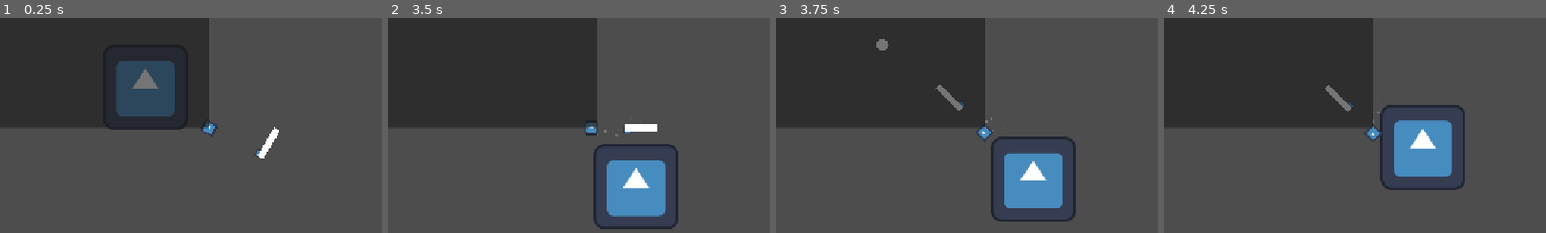
Above: before the commit, frames 1-4 (left to right).
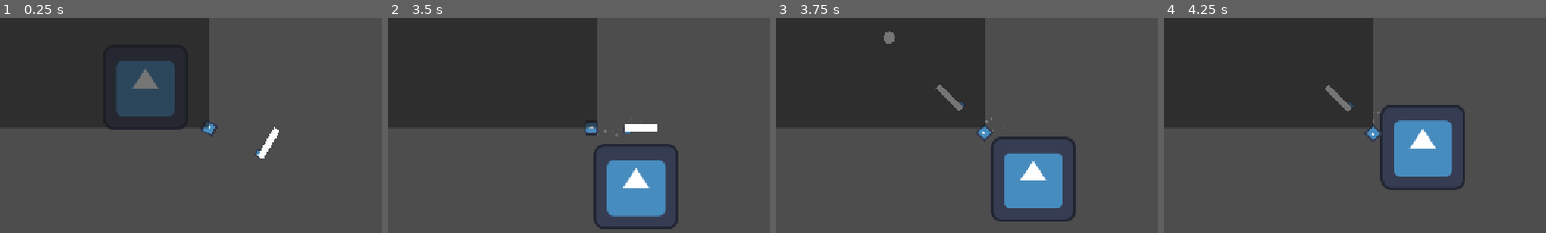
Above: after the commit, the same moments.

Repository: Mrbobbuilder69/GMTK_jam_2026
Game: Godot game, scene res://Scenes/test_scene_2.tscn
Two runs of this game, one before a commit and one after it. Both use one fixed random seed, a clock stepped at 60 frames per second and the inputs below. The engine's default icon, where the game draws it, is replaced by a stand-in: a white triangle on a blue panel in a dark square. Sound files missing from this copy of the repository are replaced by a short silence.
Inputs (mouse positions are % of the whole screen's width and height, from its top left):
- Up to frame 1 (0.25 s): no input
- Up to frame 2 (3.5 s): tap Enter at 0.5 s; move the mouse to (45, 70) at 0.52 s; hold C (melee) 0.53-1.28 s; hold W (Up) 0.53-2.03 s; tap F (f) at 0.6, 1.55, 3.05 s; move the mouse to (80, 65) at 1.27 s; tap C (melee) at 1.35 s; move the mouse to (20, 35) at 2.02 s; hold C (melee) 2.03-2.78 s; hold A (Left) from 2.03 s (still down); tap Space (Dash) at 2.1 s; move the mouse to (55, 50) at 2.77 s; tap Shift (Sprint) at 2.85 s
- Up to frame 3 (3.75 s): move the mouse to (35, 25) at 3.52 s; release A (Left) at 3.53 s; hold S (Down) from 3.53 s (still down); hold X (attack) from 3.53 s (still down)
- Up to frame 4 (4.25 s): keep holding S (Down); keep holding X (attack); tap C (melee) at 3.8 s
The pictures show only the part of the screen within x 23-73%, y 24-74%; the shares and areas given below are measured in that part.

Frames 1-2 are identical in both runs. In frame 3, 0.2% of the frame differs, in the area x 26-32%, y 6-16%; in frame 4, nothing differs.

Commit message:
Update bulletSpawner.gd

Diff:
--- a/Scenes/Scripts/bulletSpawner.gd
+++ b/Scenes/Scripts/bulletSpawner.gd
@@ -29,20 +29,16 @@
 		print(mouseNormal)
 		add_child(bullet)
 		get_child(0).position=Vector2(0,0)
-		get_child(0).linear_velocity=Vector2(50000, 50000)*mouseNormal*deltaTime
+		get_child(0).linear_velocity=50000*get_mouse_unit()*deltaTime
 
 func get_mouse_unit():
 	var mouseDir=Vector2(0,0)
-	var distX=get_global_mouse_position().x-position.x
-	var distY=get_global_mouse_position().y-position.y
-	if position.x>get_global_mouse_position().x:
-		mouseDir.x=-1
+	var distX=global_position.x-get_global_mouse_position().x
+	var distY=global_position.y-get_global_mouse_position().y
+	if distX<0:
+		mouseDir=Vector2(1,1)
 	else:
-		mouseDir.x=1
-	if position.y>get_global_mouse_position().y:
-		mouseDir.y=mouseDir.x
-	else:
-		mouseDir.y=-mouseDir.x*-1
+		mouseDir=Vector2(-1,-1)
 	var tan=distY/distX
 	var unitVecXSquare=1/(tan**2+1)
 	var unitVecX=unitVecXSquare**0.5
